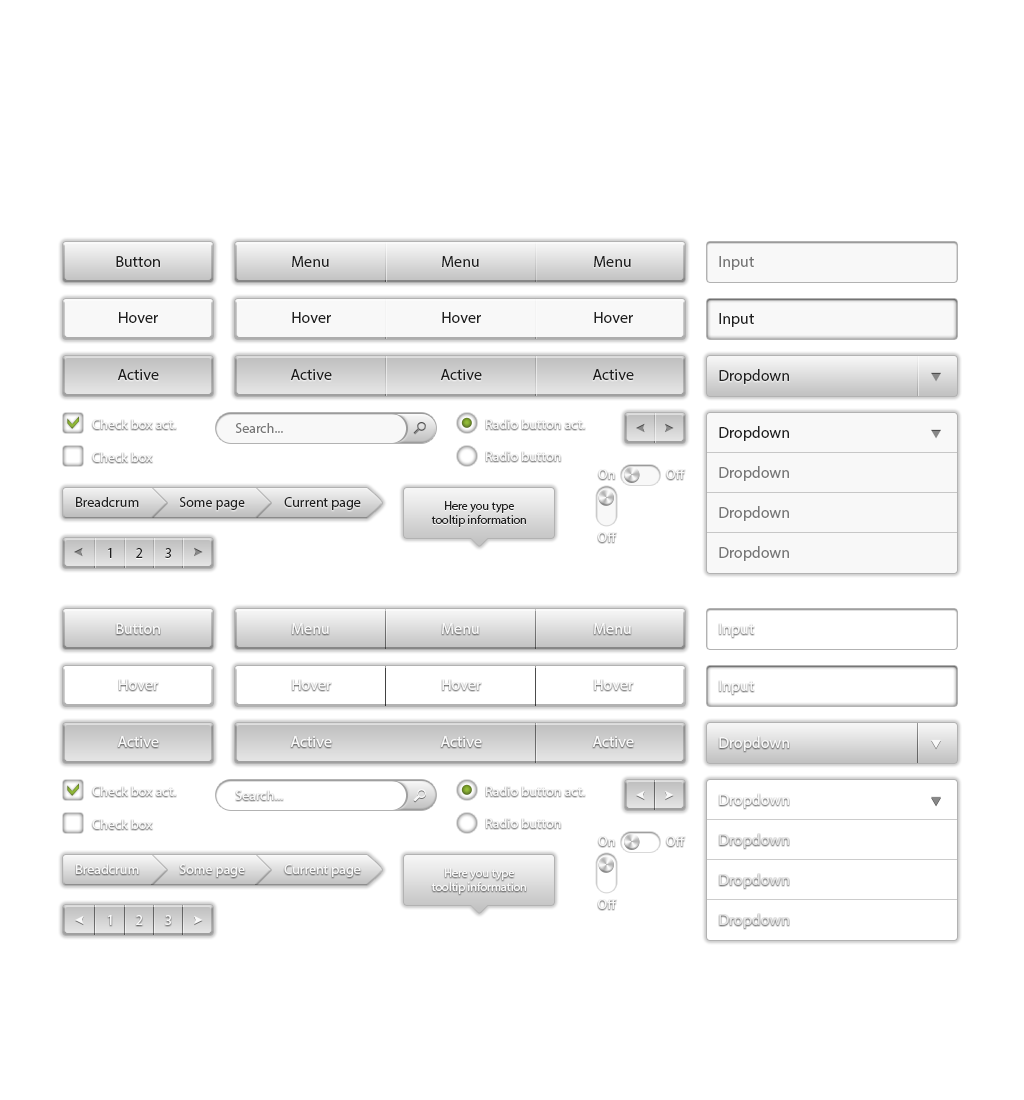
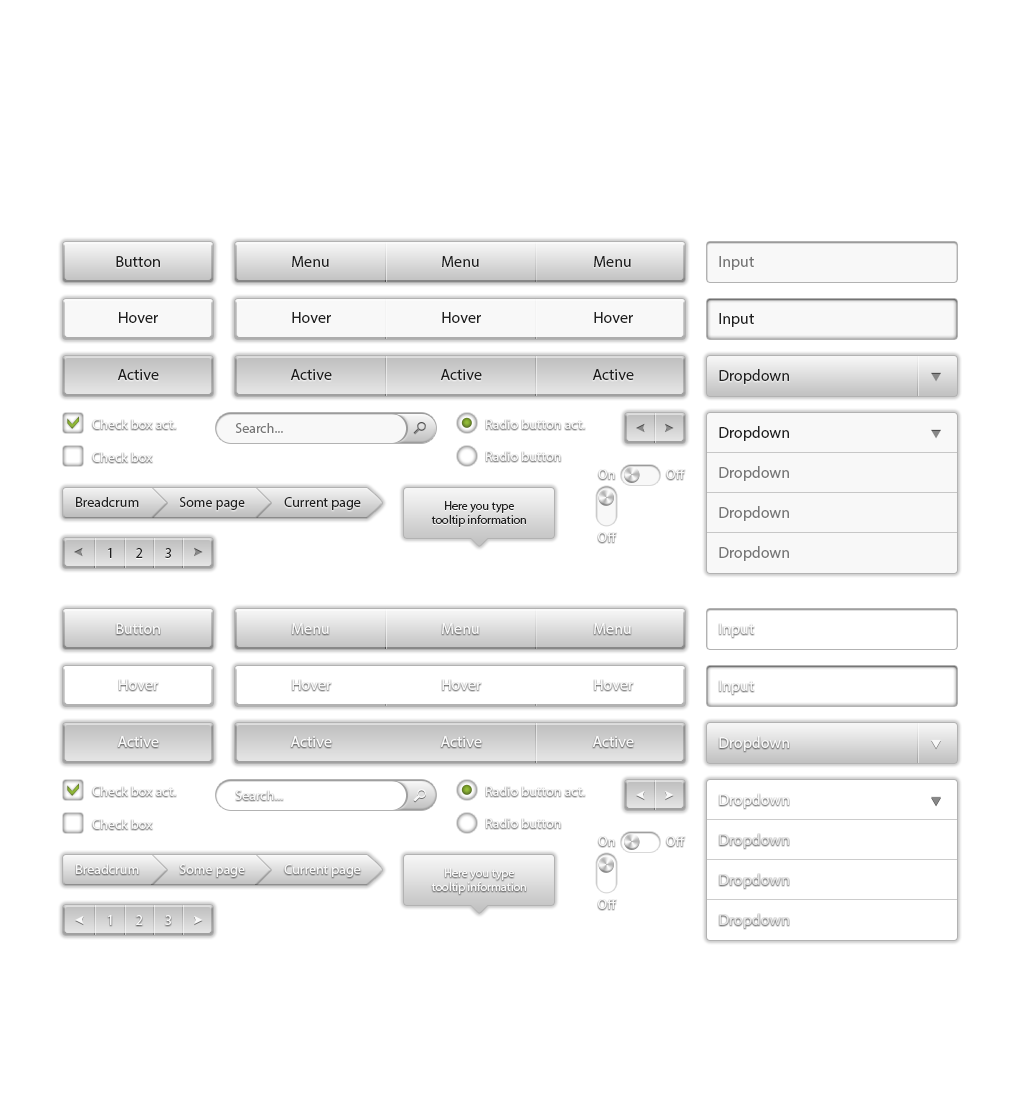
Comparing the layer stacks of the two 1024×1100 images. Changes:
showed "Background" over [77, 419, 919, 935]
